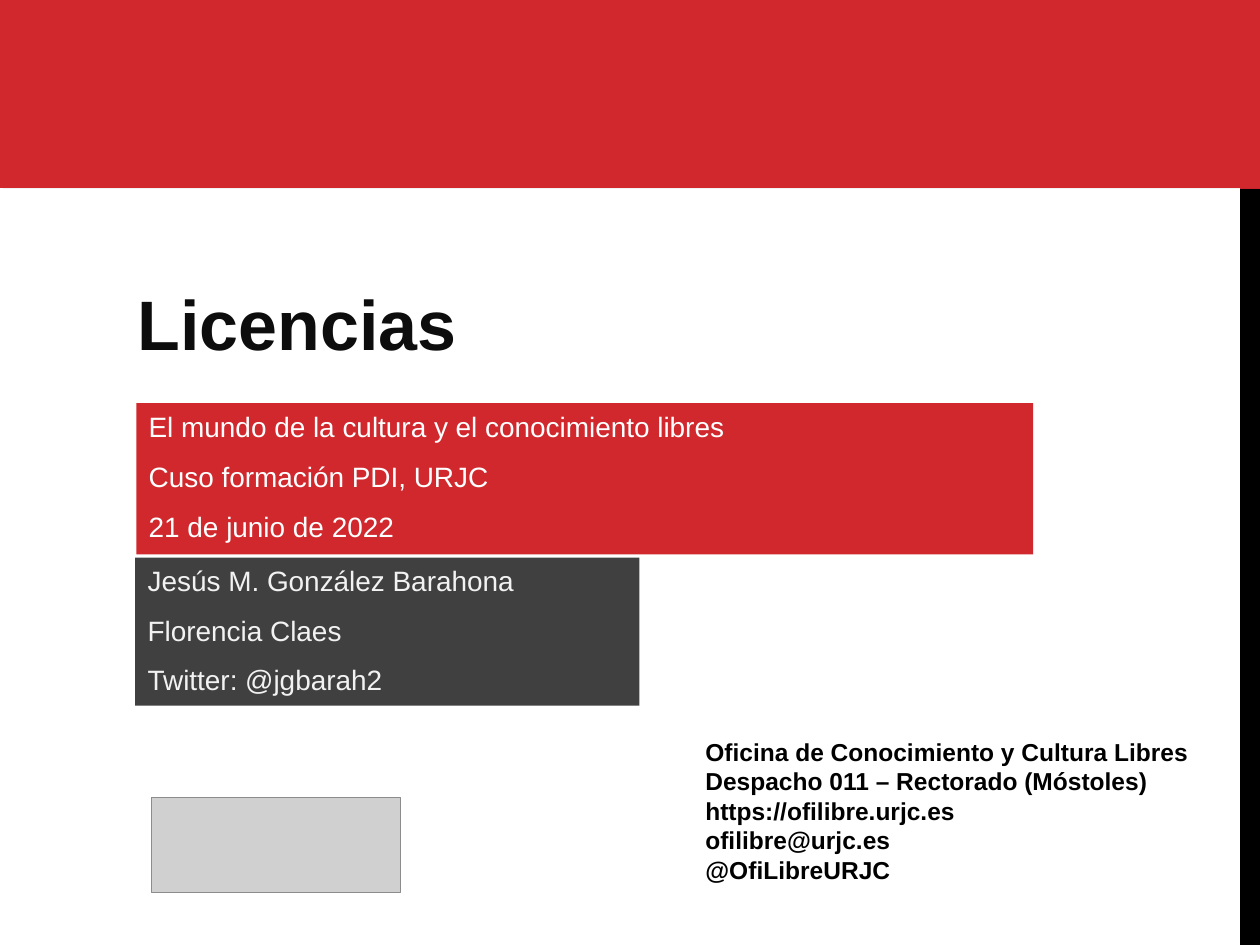
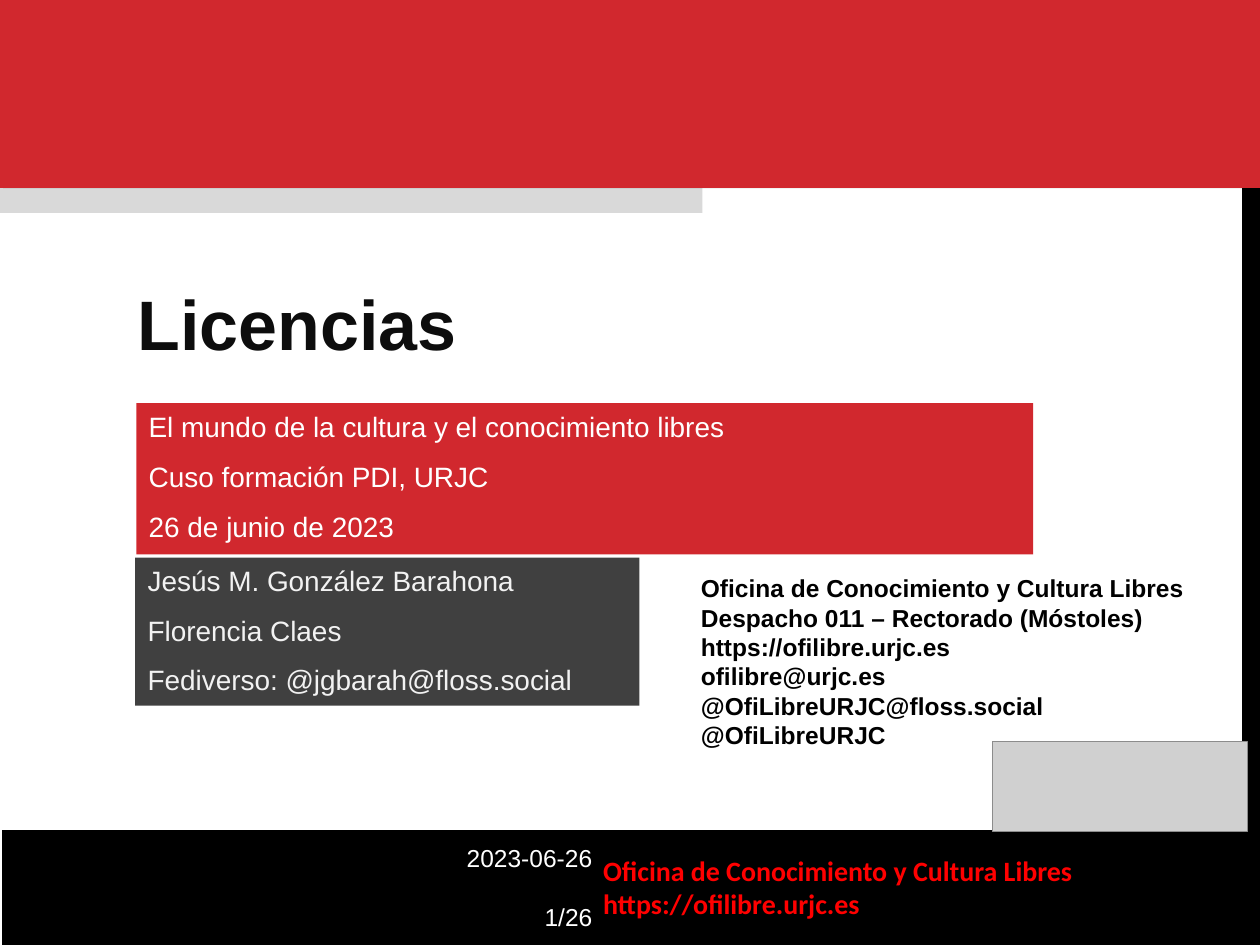
Before and after one commit to gabrielIzquierdo/OfiLibreGabri.github.io, a slide deck: slide 1 of static/transpas/curso-cultura-libre/Cultura_Libre_Licencias.odp. Drawn at 1260x945 pixels with LibreOffice and Linux fonts; fonts in the diff are those of the drawing; grey boxes stand for pictures; background and template pictures are left out. Boxes give left, top, right and bottom in pixels: in the first picture for what was removed or moved away, otherwise in the second. Text is boxed around its words. In the diff, an @@ line names an element or a change of style, - is before the commit and + after.

```diff
--- a/static/transpas/curso-cultura-libre/Cultura_Libre_Licencias.odp
+++ b/static/transpas/curso-cultura-libre/Cultura_Libre_Licencias.odp
@@ rectangle added at (0, 158, 702, 213), fill #D9D9D9 @@
@@ freeform shape: place and size @@
-freeform shape at (1240, 189, 1260, 945)
+freeform shape at (1242, 179, 1260, 935)
@@ text in rectangle at (149, 516, 394, 542): text changed @@
-21 de junio de 2022
+26 de junio de 2023
@@ text "Oficina de Conocimiento y Cultura ...": place and size @@
-text "Oficina de Conocimiento y Cultura ..." at (705, 743, 1188, 883)
+text "Oficina de Conocimiento y Cultura ..." at (701, 579, 1184, 748)
@@ text in rectangle at (148, 669, 572, 695): text changed @@
-Twitter: @jgbarah2
+Fediverso: @jgbarah@floss.social
@@ text at (701, 697, 1043, 719): paragraph added @@
+@OfiLibreURJC@floss.social
@@ picture: place and size @@
-picture at (151, 798, 399, 892)
+picture at (993, 742, 1247, 832)
@@ freeform shape added at (1, 830, 1260, 945), fill #000000 @@
@@ text added at (467, 850, 593, 927), 14 pt, text #FFFFFF @@
+2023-06-26
+1/26
@@ text added at (603, 861, 1072, 919), 16 pt, text #FF0000, bold @@
+Oficina de Conocimiento y Cultura Libres
+https://ofilibre.urjc.es
```
Also in this commit, not shown: 1 other slide changed, 6 other files.
